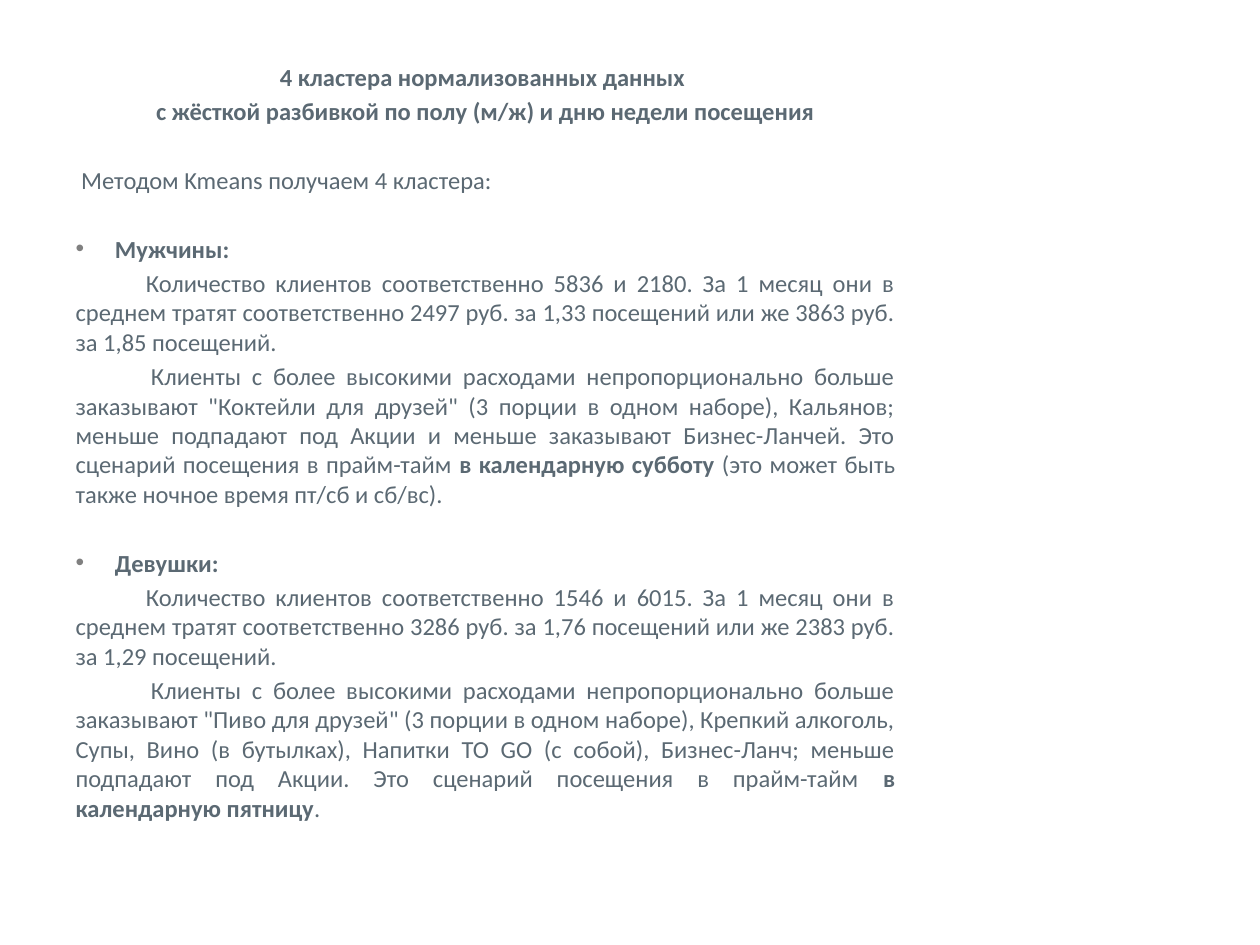
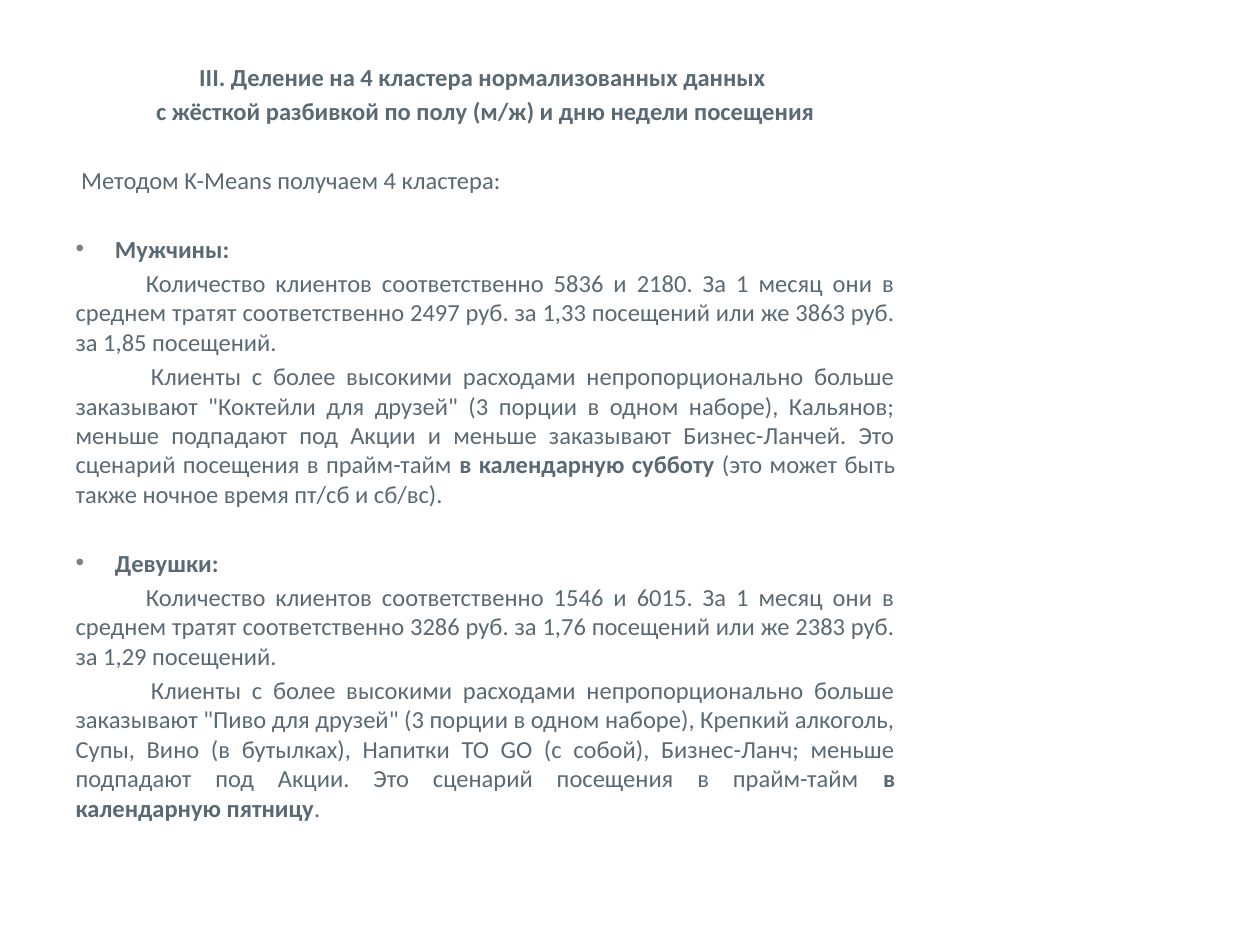
Before and after one commit to Viktoriia2020/Viktoriia, a slide deck: slide 16 of Презентация проекта.pptx. Drawn at 1260x945 pixels with LibreOffice and Linux fonts; fonts in the diff are those of the drawing; background and template pictures are left out. Boxes give left, top, right and bottom in pixels: in the first picture for what was removed or moved away, otherwise in the second. Text is boxed around its words. In the diff, an @@ line names an element or a change of style, - is before the commit and + after.

```diff
--- a/Презентация проекта.pptx
+++ b/Презентация проекта.pptx
@@ text at (199, 70, 765, 90): text changed @@
-4 кластера нормализованных данных
+III. Деление на 4 кластера нормализованных данных
@@ text at (81, 173, 501, 193): text changed @@
-Методом Kmeans получаем 4 кластера:
+Методом K-Means получаем 4 кластера:
```
Also in this commit, not shown: 10 other slides changed, 1 slide added, 1 slide removed.
